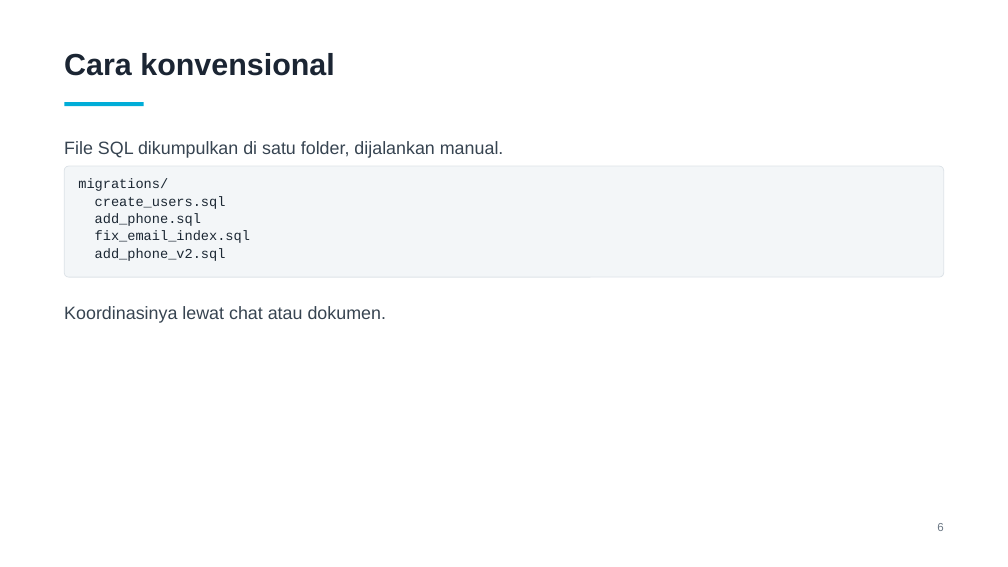
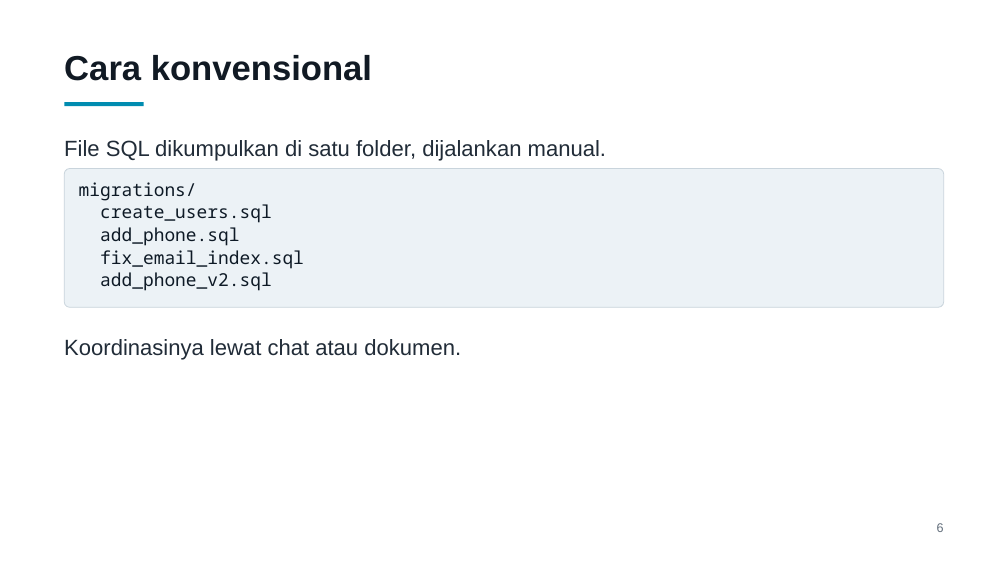
Before and after one commit to shariski/go-migration, a slide deck: slide 6 of slides/presentasi.pptx. Drawn at 1008x567 pixels with LibreOffice and Linux fonts; fonts in the diff are those of the drawing. Boxes give left, top, right and bottom in pixels: in the first picture for what was removed or moved away, otherwise in the second. Text is boxed around its words. In the diff, an @@ line names an element or a change of style, - is before the commit and + after.

Commit message:
Perbesar teks slide dan ganti font code ke JetBrains Mono
Deck dipakai lewat share screen Google Meet, jadi ukuran font dinaikkan
(body 17->21, code 13->17, judul 29->33) dan kontras warnanya dipertegas.
Courier New diganti JetBrains Mono karena strokenya lebih tebal dan
x-height-nya lebih besar, jadi lebih tahan kompresi video.

Slide 'Batasan down migration' dipadatkan; kalimat soal informasi yang
masih tersimpan sebelumnya diulang di slide berikutnya.

```diff
--- a/slides/presentasi.pptx
+++ b/slides/presentasi.pptx
@@ text "Cara konvensional" at (x1=64, y1=55, x2=372, y2=81): size 29 to 33 pt, text colour #1B2533 to #111A24 @@
@@ rectangle at (x1=64, y1=102, x2=144, y2=107): fill #00ADD8 to #008CB0 @@
@@ text "File SQL dikumpulkan di satu ..." at (x1=64, y1=140, x2=606, y2=161): size 17 to 21 pt, text colour #374451 to #212C38 @@
@@ rounded rectangle "migrations/" resized from (x1=64, y1=166, x2=944, y2=278) to (x1=64, y1=169, x2=944, y2=308) @@
@@ rounded rectangle "migrations/" at (x1=64, y1=169, x2=944, y2=308): size 13 to 17 pt, font Courier New to Noto Sans Mono, text colour #1B2733 to #0E1A26; fill #F3F6F8 to #ECF2F6; outline #DDE3E8 0.75 pt to #C9D4DC 0.75 pt @@
@@ text "Koordinasinya lewat chat atau dokumen." at (x1=64, y1=339, x2=461, y2=360): size 17 to 21 pt, text colour #374451 to #212C38 @@
@@ text "Koordinasinya lewat chat atau dokumen." moved from (x1=64, y1=306, x2=386, y2=323) to (x1=64, y1=339, x2=461, y2=360) @@
```
Also in this commit, not shown: 32 other slides changed, 2 other files.
